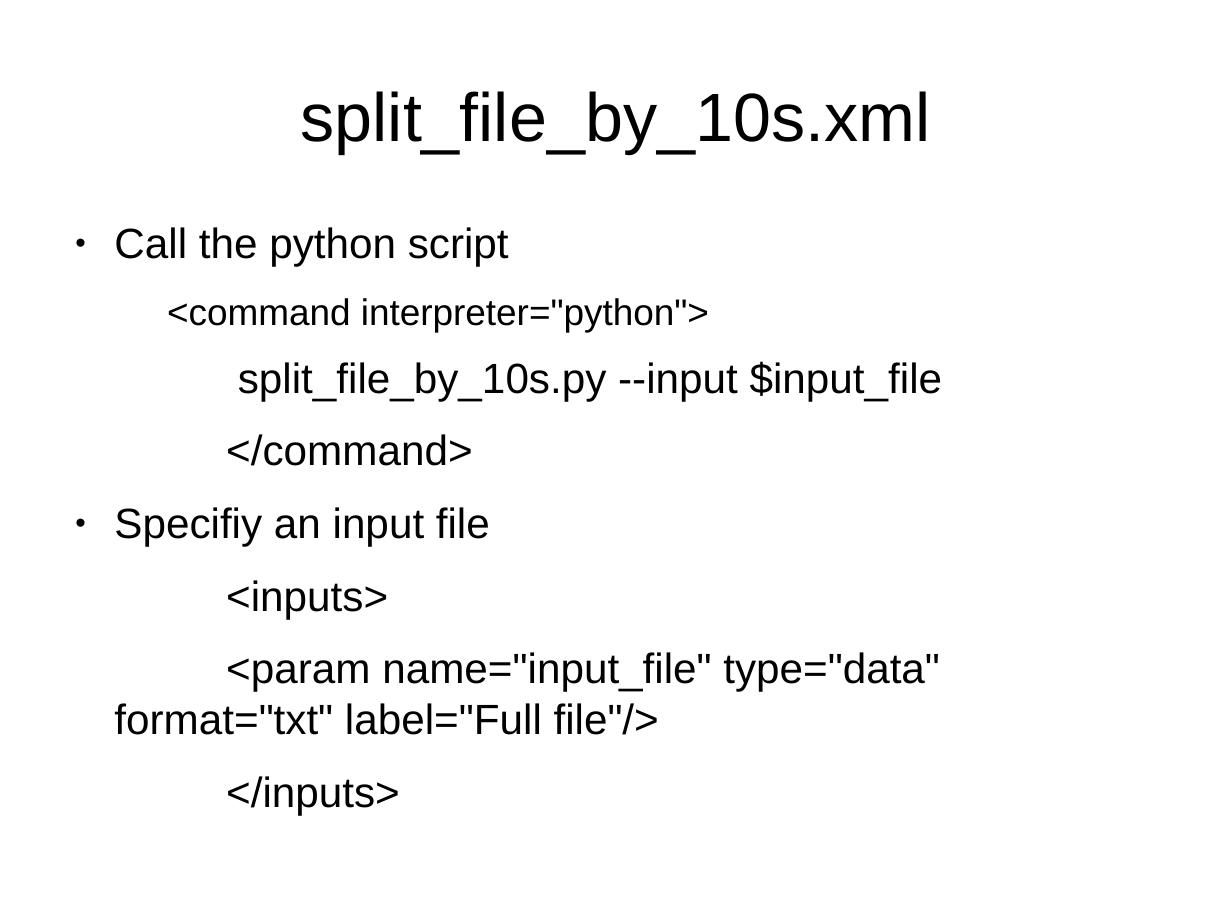
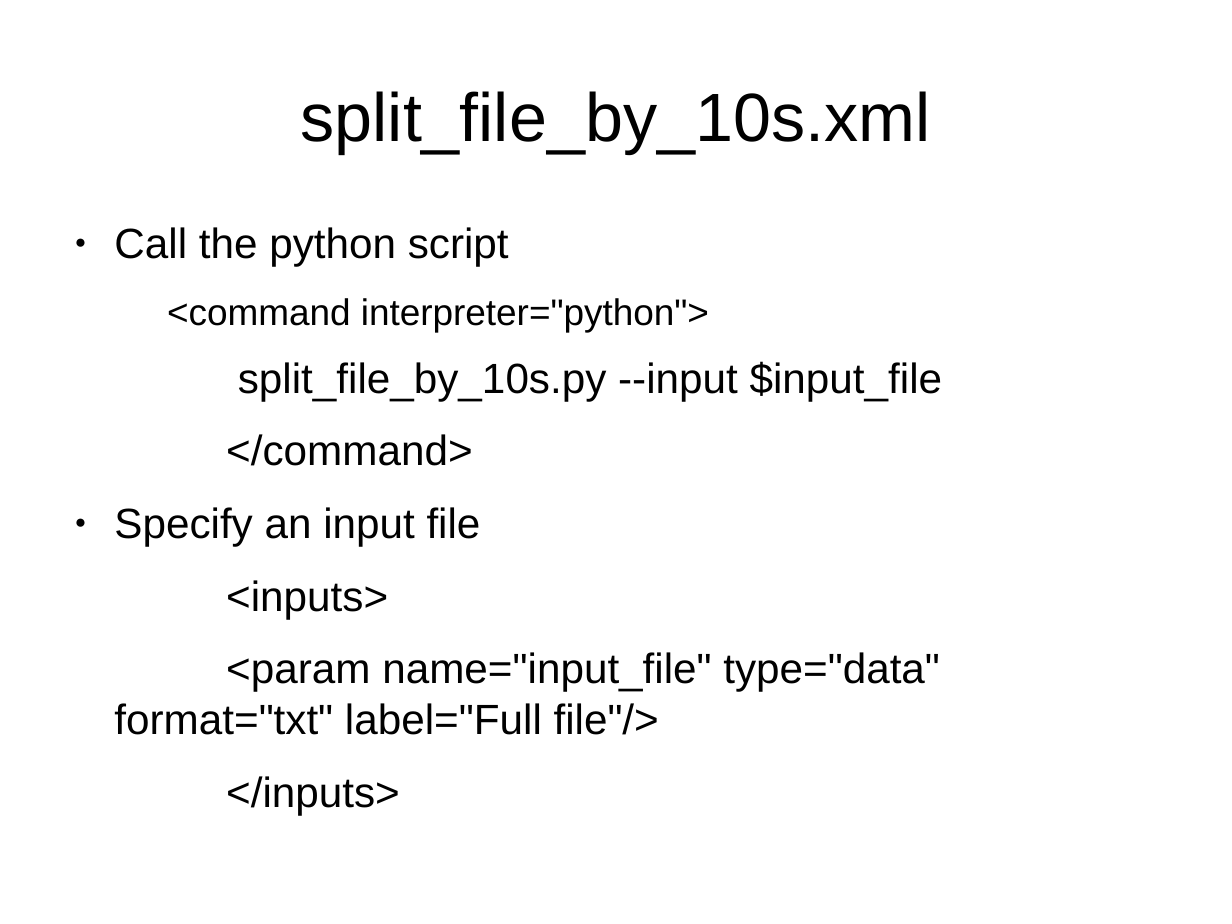
Before and after one commit to Christian-B/galaxy_tutorial, a slide deck: slide 56 of tool_xml.odp. Drawn at 1232x924 pixels with LibreOffice and Linux fonts; fonts in the diff are those of the drawing. Boxes give left, top, right and bottom in pixels: in the first picture for what was removed or moved away, otherwise in the second. Text is boxed around its words. In the diff, an @@ line names an element or a change of style, - is before the commit and + after.

```diff
--- a/tool_xml.odp
+++ b/tool_xml.odp
@@ text at [114,507,481,546]: text changed @@
-● Specifiy an input file
+● Specify an input file
```
Also in this commit, not shown: 7 other slides changed.
